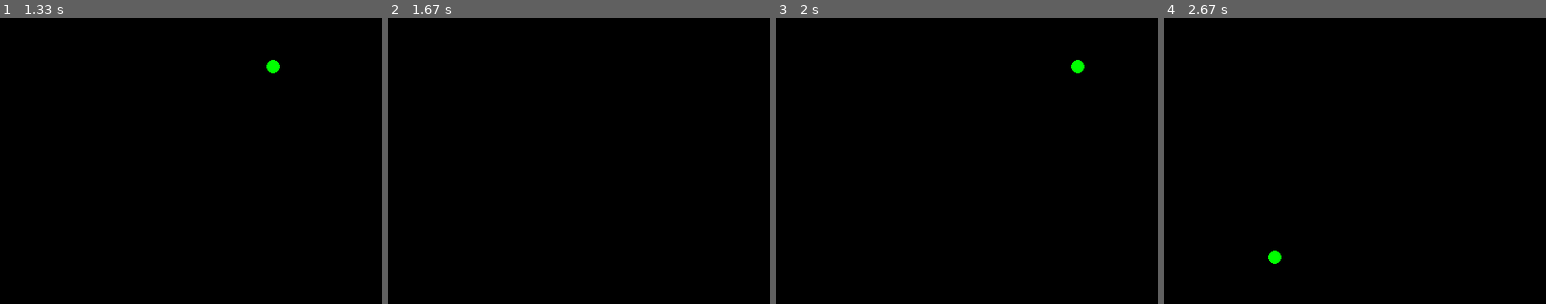
Above: before the commit, frames 1-4 (left to right).
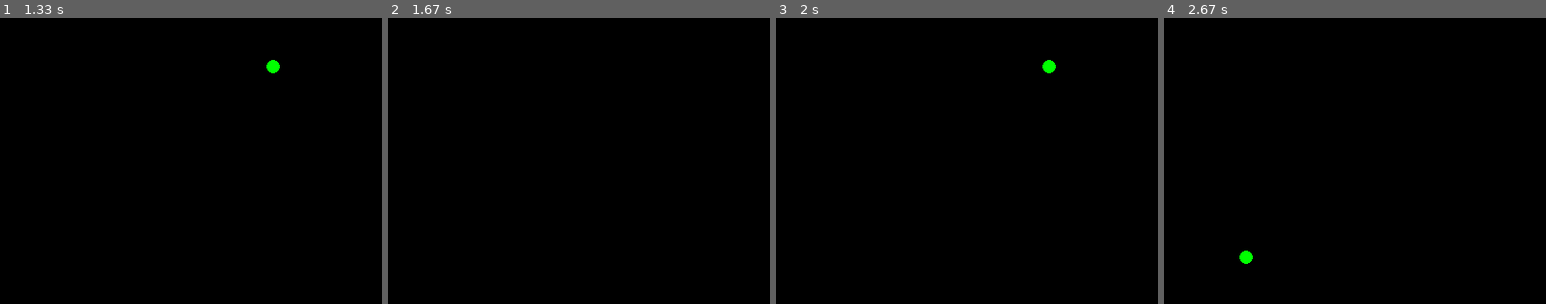
Above: after the commit, the same moments.

Repository: xerone9/learning_pygame
Game: pygame game, started from blast_thru.py
Same seed, same stepped clock (60 frames per second), same inputs: the game is played once before the commit and once after it.
Inputs:
- Up to frame 1 (1.33 s): hold Right 0.33-0.8 s; hold Right 0.83-1.3 s
- Up to frame 2 (1.67 s): hold Left from 1.33 s (still down)
- Up to frame 3 (2 s): release Left at 1.87 s; hold Left from 1.9 s (still down)
- Up to frame 4 (2.67 s): release Left at 2.3 s
The pictures show only the part of the screen within x 50-100%, y 41-91%; the shares and areas given below are measured in that part.

Frames 1-2 are identical in both runs. In frame 3, 0.2% of the frame differs, in the area x 69-81%, y 14-20%; in frame 4, 0.2%.

Commit message:
Colliding with Bar Edge will through the ball back accordingly

Diff:
--- a/blast_thru.py
+++ b/blast_thru.py
@@ -40,7 +40,7 @@
     return circle
 
 
-def draw(player, ball, start, bricks):
+def draw(player, ball, start, bricks, CHECK_DIRECTION):
     screen.fill(BG_COLOR)
 
     for i, (circle, vx, vy) in enumerate(ball):
@@ -49,10 +49,18 @@
 
             if circle.colliderect(player):
                 collision_pos = (175 - (player.right - circle.left)) - (BALL_RADIUS * 3)
-                if collision_pos < 60:
+                if collision_pos < 40:
                     print("bounce left")
-                elif collision_pos > 80:
+                    if CHECK_DIRECTION[0] - sum(CHECK_DIRECTION[1:]) > 0:
+                        pass
+                    else:
+                        vx = -vx
+                elif collision_pos > 120:
                     print("bounce right")
+                    if CHECK_DIRECTION[0] - sum(CHECK_DIRECTION[1:]) < 0:
+                        pass
+                    else:
+                        vx = -vx
                 vy = -vy
             else:
                 if circle.left < 0 or circle.right > WIDTH:
@@ -84,6 +92,7 @@
                 if j != "broken":
                     if circle.colliderect(i):
                         vy = -vy
+                        vx = -vx
                         ball[j] = (circle, vx, vy)
 
     pygame.draw.rect(screen, PLAYER_COLOR, player)
@@ -96,6 +105,7 @@
 
     player = pygame.Rect(WIDTH/2 - PLAYER_WIDTH/2, HEIGHT - PLAYER_HEIGHT, PLAYER_WIDTH, PLAYER_HEIGHT)
     ball = [create_ball()]
+    CHECK_DIRECTION = [0, 0]
 
     bricks = []
 
@@ -138,10 +148,12 @@
                     if circle.colliderect(i):
                         bricks[index] = "broken"
 
-
+        for index, (circle, vx, vy) in enumerate(ball):
+            CHECK_DIRECTION.append(circle.x)
+            CHECK_DIRECTION.pop(0)
 
         clock.tick(60)
-        draw(player, ball, start, bricks)
+        draw(player, ball, start, bricks, CHECK_DIRECTION)
 
 
 if __name__ == "__main__":
--- a/temporary.py
+++ b/temporary.py
@@ -1,48 +1,3 @@
-WIDTH, HEIGHT = 800, 600
-POWER_RADIUS = 11
-RESPAWN_POWER = 14
-POWER_DURATION = 7
-
-CIRCLE_RADIUS = 50
-CIRCLE_VELOCITY = 5
-RESPAWN_CIRCLE = 5
-
-PLAYER_WIDTH = 25
-PLAYER_HEIGHT = 25
-PLAYER_VEL = 5
-
-try:
-    with open("settings.ini") as file:
-        data = file.readlines()
-        for line in data:
-            if line.startswith("#") or line.startswith("\n"):
-                pass
-            else:
-                values = str(line.strip())
-                if line.startswith(WIDTH):
-                    WIDTH = values.split(" = ")[1]
-                if line.startswith(HEIGHT):
-                    HEIGHT = values.split(" = ")[1]
-                if line.startswith(POWER_RADIUS):
-                    POWER_RADIUS = values.split(" = ")[1]
-                if line.startswith(RESPAWN_POWER):
-                    RESPAWN_POWER = values.split(" = ")[1]
-                if line.startswith(POWER_DURATION):
-                    POWER_DURATION = values.split(" = ")[1]
-                if line.startswith(CIRCLE_RADIUS):
-                    CIRCLE_RADIUS = values.split(" = ")[1]
-                if line.startswith(CIRCLE_VELOCITY):
-                    CIRCLE_VELOCITY = values.split(" = ")[1]
-                if line.startswith(RESPAWN_CIRCLE):
-                    RESPAWN_CIRCLE = values.split(" = ")[1]
-                if line.startswith(PLAYER_WIDTH):
-                    PLAYER_WIDTH = values.split(" = ")[1]
-                if line.startswith(PLAYER_HEIGHT):
-                    PLAYER_HEIGHT = values.split(" = ")[1]
-                if line.startswith(PLAYER_VEL):
-                    PLAYER_VEL = values.split(" = ")[1]
-
-
-
-except FileNotFoundError:
-    pass
+my_list = [5, 2, 1, 8]
+total = sum([-x for x in my_list])
+print(total)
